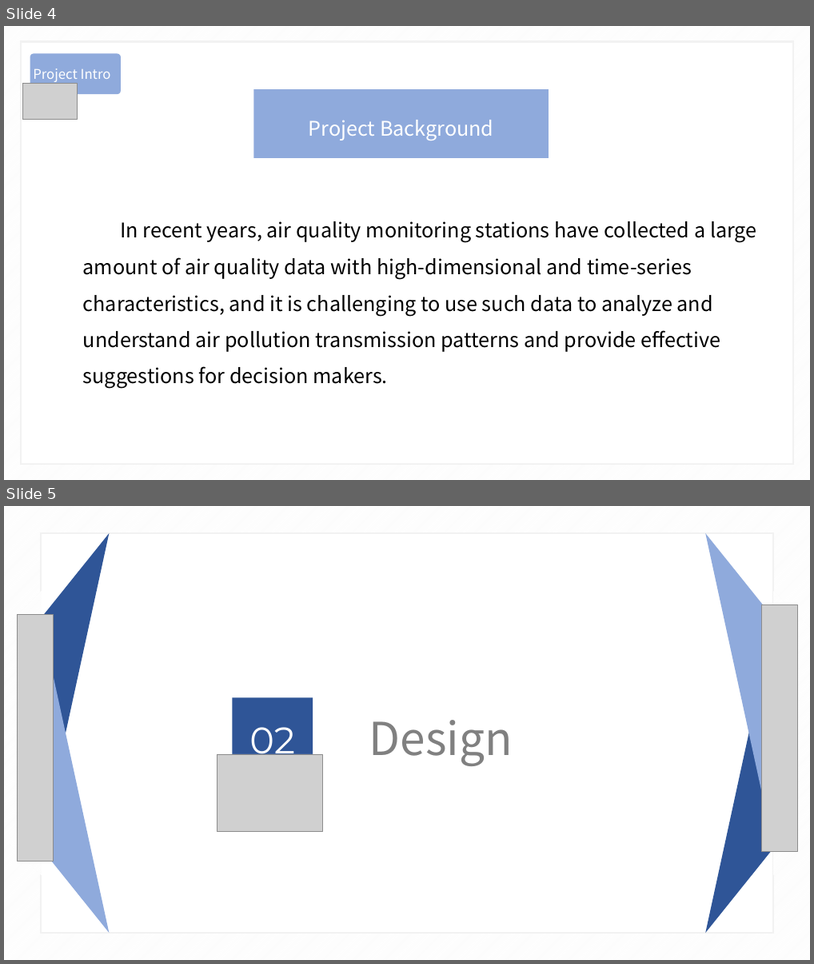
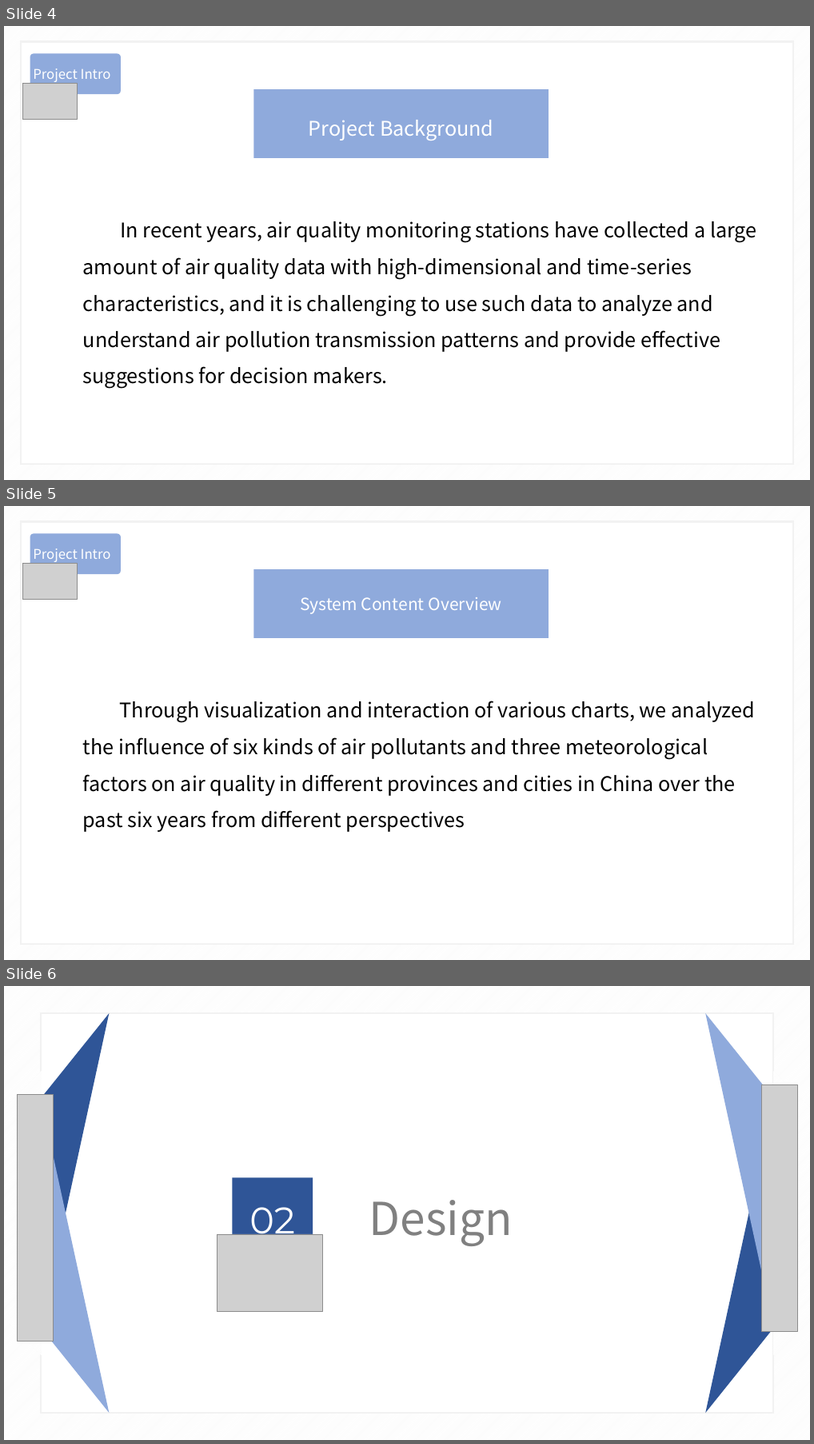
Before and after one commit to WhoopsLeo/Air-Quality-Visualization-System-frontend, a slide deck: 软件项目管理第一次演讲.pptx. Shown one above the other, each under a label of ours: slides 4 and 5 before the commit, slides 4, 5 and 6 after it. The pictures are 814x964 and 814x1444 pixels, drawn with LibreOffice and Linux fonts; fonts in the diff are those of the drawing; grey boxes stand for pictures; background and template pictures are left out. Boxes give left, top, right and bottom in pixels: in the first picture for what was removed or moved away, otherwise in the second. Text is boxed around its words. In the diff, an @@ line names an element or a change of style, - is before the commit and + after.

```diff
--- a/软件项目管理第一次演讲.pptx
+++ b/软件项目管理第一次演讲.pptx
@@ slide 5 added at [4, 506, 810, 960], background #FFFFFF; not listed: 2 template elements that a slide beside it also shows @@
@@ rounded rectangle added at [30, 534, 121, 574], fill #8FAADC @@
@@ text added at [33, 548, 111, 562], 16 pt, text #FFFFFF @@
+Project Intro
@@ picture added at [22, 564, 77, 600] @@
@@ rectangle added at [254, 569, 549, 638], fill #8FAADC @@
@@ text added at [300, 597, 502, 614], 20 pt, text #FFFFFF @@
+System Content Overview
@@ freeform shape added at [474, 653, 495, 684], fill #FFFFFF @@
@@ freeform shape added at [479, 658, 485, 664], fill #FFFFFF @@
@@ text added at [83, 700, 756, 832], 24 pt, text #000000 @@
+Through visualization and interaction of various charts, we analyzed the influence of six kinds of air pollutants and three meteorological factors on air quality in different provinces and cities in China over the past six years from different perspectives
@@ what was slide 5 is now slide 6 @@
```
Also in this commit, not shown: 2 slides changed, 1 other slide added.
